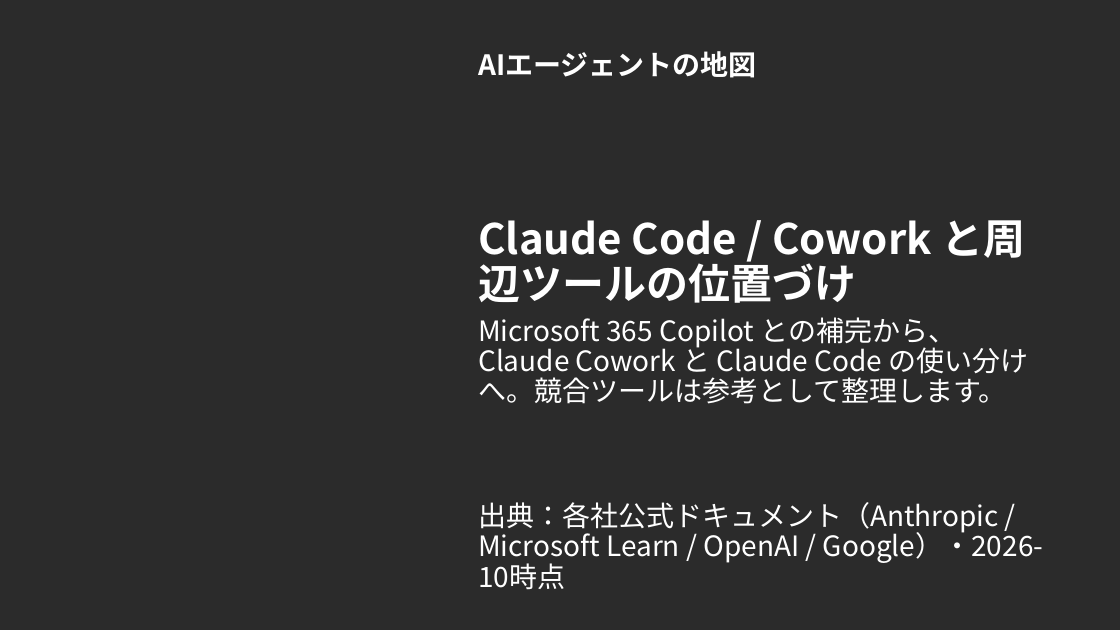
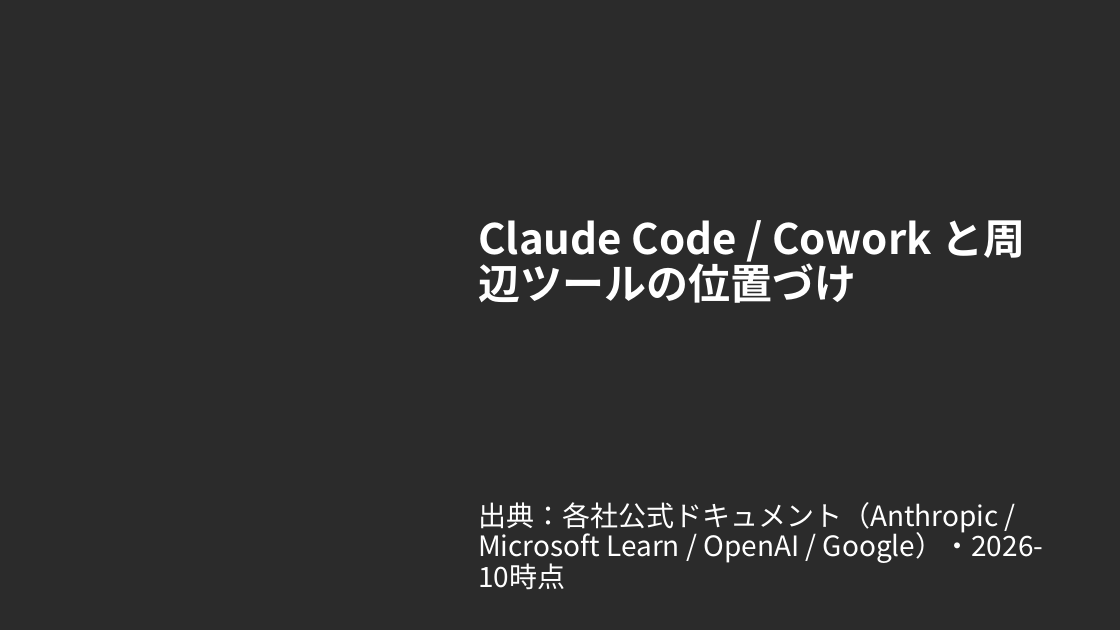
Before and after one commit to ctc-itkr/claude-hands-on, a slide deck: slide 1 of 配布/Copilot_Cowork_競合比較.pptx. Drawn at 1120x630 pixels with LibreOffice and Linux fonts; fonts in the diff are those of the drawing; background and template pictures are left out; a plain dark background stands for a picture behind light text. Boxes give left, top, right and bottom in pixels: in the first picture for what was removed or moved away, otherwise in the second. Text is boxed around its words. In the diff, an @@ line names an element or a change of style, - is before the commit and + after.

```diff
--- a/配布/Copilot_Cowork_競合比較.pptx
+++ b/配布/Copilot_Cowork_競合比較.pptx
@@ text removed at bbox=[478, 51, 757, 78] @@
-AIエージェントの地図
@@ text removed at bbox=[478, 317, 1028, 404] @@
-Microsoft 365 Copilot との補完から、Claude Cowork と Claude Code の使い分けへ。競合ツールは参考として整理します。
```
Also in this commit, not shown: 2 other slides changed.
